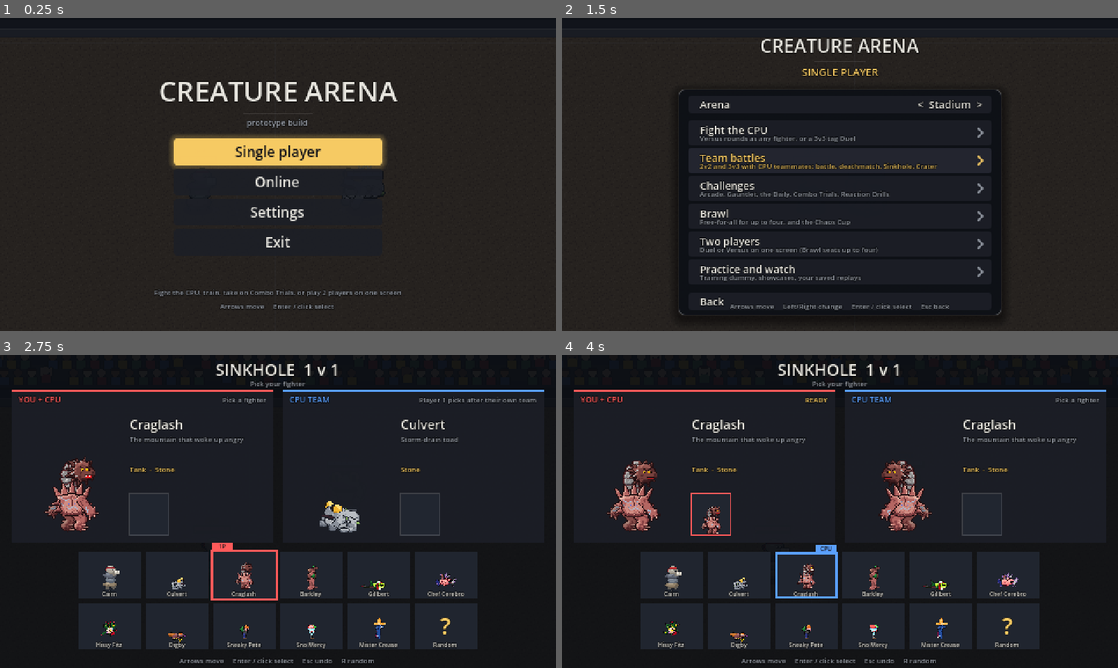
Above: before the commit, frames 1-4 (two rows, left to right).
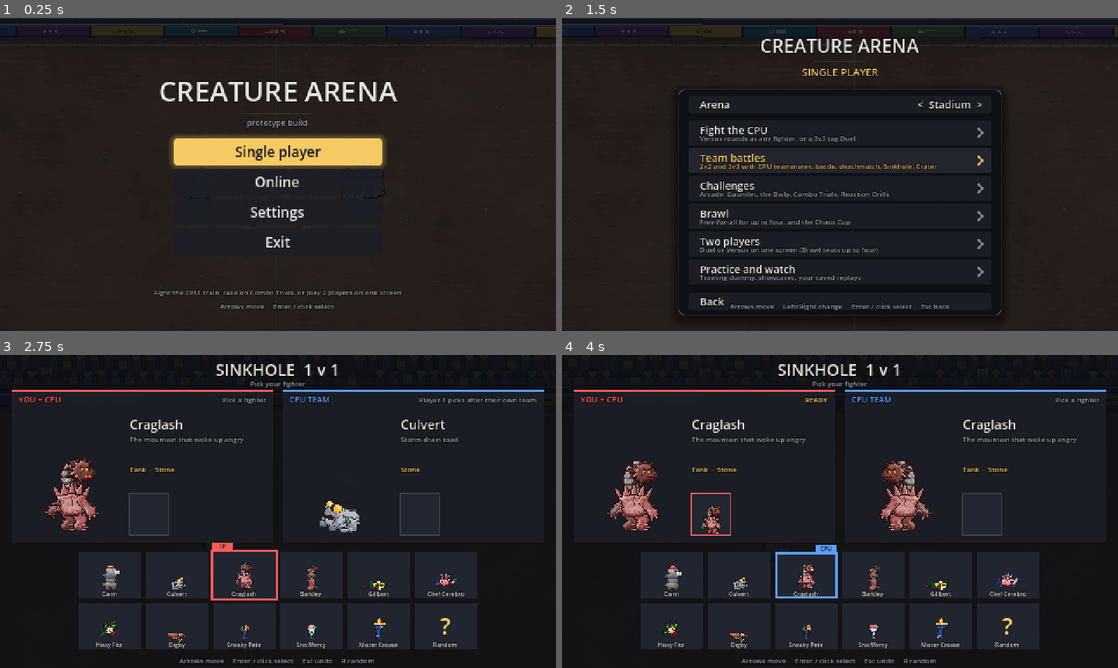
Above: after the commit, the same moments.

Repository: Redelements/creature-arena_
Game: Godot game, scene res://scenes/main.tscn
Same seed, same stepped clock (60 frames per second), same inputs: the game is played once before the commit and once after it.
Inputs (mouse positions are in pixels of both pictures, inside the frame that each line leads up to):
- Up to frame 1 (0.25 s): no input
- Up to frame 2 (1.5 s): click "Single player" at 0.5 s; tap Enter (menu_confirm) at 1.25 s; move the mouse to (962, 158) at 1.27 s; hold D (kb_right) from 1.28 s (still down); tap F8 (kb_change_fighter) at 1.35 s; click (962, 158) at 1.42 s
- Up to frame 3 (2.75 s): release D (kb_right) at 2 s; drag from (166, 527) to (250, 574) at 2.02 s
- Up to frame 4 (4 s): move the mouse to (840, 511) at 2.77 s; hold D (kb_right) 2.78-3.5 s; tap Shift (kb_guard) at 2.85 s; click (840, 511) at 2.92 s; drag from (812, 574) to (673, 464) at 3.52 s

The runs differ from the first frame. In frame 1, 0.3% of the frame differs, in the area x 0-100%, y 2-59%; in frame 2, 0.4%, in the area x 0-100%, y 2-7%; in frame 3, less than 0.1%; in frame 4, less than 0.1%.

Commit message:
Map art: each arena drawn whole, with its pieces, cracks that join up and pit edges
tools/gen_arenas.py draws every map as one picture (floor, walls, stands, ad boards and
the map's pieces as it starts), plus a cracked copy of the floor (one dried-mud crack
network) and, where pieces change, a changed copy (rubble walls, flattened brush).
ArenaView draws the picture, then a cell's piece of the cracked or changed copy where the
sim's cell differs from the map's, then pits with a ragged lip. View only: no sim or data
changes, so online play and the server are unaffected.

- Stadium: raked clay, chalk court lines, red and blue starting boxes, ad boards
- Quarry Bowl: cut flagstones and gravel, boulder-pile walls that smash to rubble
- Floodgate: poured slabs, a water channel with foam edges and glints, steel bridges,
  hazard curbs, drains
- Greenhouse Dome: mown grass with flowers, leafy bushes that flatten, wooden fences

Co-Authored-By: Claude Opus 5.5 <noreply@anthropic.com>

Diff:
--- a/src/game/main.gd
+++ b/src/game/main.gd
@@ -1474,6 +1474,7 @@
 			cpus[i] = CpuController.new(i, _cpu_level_override if _cpu_level_override >= 0 else level,
 				seed_base * 101 + round_num * 7 + i)
 	arena.ground = String(sim.arena.get("ground", "dirt"))
+	arena.arena_id = String(sim.arena.get("id", ""))
 	arena.set_terrain(sim.terrain)
 	for v in views:
 		v.queue_free()
--- a/src/view/arena_view.gd
+++ b/src/view/arena_view.gd
@@ -2,6 +2,14 @@
 extends Node2D
 ## Draws the stadium: stands, walls, and the breakable floor from the terrain grid.
 ## Redraws only when the terrain changes.
+## A map with its own art (assets/sprites/arena_<id>.png, tools/gen_arenas.py) draws that
+## picture as the whole backdrop (stands, walls, floor, court lines, and the map's pieces
+## as it starts). A cell whose piece has changed shows its piece of arena_<id>_alt.png
+## (a smashed wall's rubble, flattened brush). A cracked cell shows
+## its piece of arena_<id>_cracked.png (the same floor broken by one network of cracks, so
+## a cracked patch joins up); pieces and pits are drawn on top as usual, each pit with a
+## broken lip of floor where it meets solid ground.
+## A map without one is drawn from the tiles below.
 
 const TILES := preload("res://assets/sprites/tiles.png")
 const TILE_HOLE := 8
@@ -38,12 +46,35 @@
 const C_WALL_TOP := Color("8a909a")
 const C_WALL_DARK := Color("464c58")
 const C_LINE := Color(1, 1, 1, 0.2)
+## Over a cracked cell on a map with art but no cracked picture: a shade darker.
+const C_CRACKED_SHADE := Color(0.18, 0.09, 0.04, 0.16)
+## Pit edges on a map with art (_draw_pit_lips).
+const C_LIP_SHADOW := Color(0.0, 0.0, 0.0, 0.55)
+const C_LIP_LIT := Color(0.95, 0.78, 0.55, 0.55)
+const C_LIP_SIDE := Color(0.25, 0.14, 0.08, 0.6)
 ## How far the stadium carries on past its walls, for when the camera pulls back and for
 ## wider (ultrawide) and taller (16:10) screens: they see more stands and wall.
 const MARGIN := Vector2(400, 80)
 
 var terrain: TerrainGrid
 var _drawn_version := -1
+## The map's id (its arena JSON "id"): picks its art, if it has any.
+var arena_id := "":
+	set(v):
+		if v != arena_id:
+			arena_id = v
+			var path := "res://assets/sprites/arena_%s.png" % v
+			_art = load(path) if v != "" and ResourceLoader.exists(path) else null
+			var cpath := "res://assets/sprites/arena_%s_cracked.png" % v
+			_art_cracked = load(cpath) if _art != null and ResourceLoader.exists(cpath) else null
+			var apath := "res://assets/sprites/arena_%s_alt.png" % v
+			_art_alt = load(apath) if _art != null and ResourceLoader.exists(apath) else null
+			_drawn_version = -1
+			queue_redraw()
+var _art: Texture2D = null
+var _art_cracked: Texture2D = null
+## The floor with its pieces changed (a smashed wall's rubble, flattened brush), if any.
+var _art_alt: Texture2D = null
 
 
 func set_terrain(t: TerrainGrid) -> void:
@@ -66,6 +97,9 @@
 	var w := float(SimDefs.ARENA_W) + MARGIN.x * 2.0
 	var y0 := -MARGIN.y
 	var h := float(SimDefs.ARENA_H) + MARGIN.y * 2.0
+	if _art != null:
+		_draw_on_art()
+		return
 
 	# Stands behind the crowd (rising out of sight above), then the back wall.
 	draw_rect(Rect2(x0, y0, w, h), C_BG)
@@ -119,8 +153,12 @@
 	draw_line(Vector2(c.x, fr.position.y + 4), Vector2(c.x, fr.end.y - 4), C_LINE, 1.0)
 	draw_arc(c, 34.0, 0.0, TAU, 48, C_LINE, 1.0)
 
-	# Holes and chasms last so they cut through the markings. A pit whose upper
-	# neighbour is solid gets the lit rim tile, which reads as the pit's far wall.
+	_draw_pits()
+
+
+## Holes and chasms last so they cut through the markings. A pit whose upper neighbour
+## is solid gets the lit rim tile, which reads as the pit's far wall.
+func _draw_pits() -> void:
 	for cy in terrain.rows:
 		for cx in terrain.cols:
 			var v := terrain.cells[cy * terrain.cols + cx]
@@ -136,5 +174,61 @@
 			draw_texture_rect_region(TILES, _cell_rect(cx, cy), Rect2(idx * 8, 0, 8, 8))
 
 
+## The map's own art underneath; then a crack mark on each cracked cell, the map's
+## pieces, and the pits, as on a tiled map.
+func _draw_on_art() -> void:
+	draw_texture(_art, -MARGIN)
+	for cy in terrain.rows:
+		for cx in terrain.cols:
+			var i := cy * terrain.cols + cx
+			var v := terrain.cells[i]
+			var b := terrain.base[i]
+			# The art already shows the floor and every piece as the map made it.
+			if v == b or TerrainGrid.is_pit(v):
+				continue
+			var cell := _cell_rect(cx, cy)
+			var src := Rect2(cx * SimDefs.CELL, cy * SimDefs.CELL, SimDefs.CELL, SimDefs.CELL)
+			if (v == TerrainGrid.CRACKED and b == TerrainGrid.WALL) or v == TerrainGrid.BRUSH_FLAT:
+				# a smashed wall's rubble, flattened brush: the map's changed-piece picture
+				if _art_alt != null:
+					draw_texture_rect_region(_art_alt, cell, src)
+				else:
+					var t := TILE_RUBBLE_FLOOR if v == TerrainGrid.CRACKED else TILE_BRUSH_FLAT
+					draw_texture_rect_region(TILES, cell, Rect2(t * 8, 0, 8, 8))
+			elif v == TerrainGrid.CRACKED:
+				if _art_cracked != null:
+					draw_texture_rect_region(_art_cracked, cell, src)
+				else:
+					draw_rect(cell, C_CRACKED_SHADE)
+	_draw_pits()
+	_draw_pit_lips()
+
+
+## A map with art: where a pit meets solid floor, the floor's edge breaks off ragged (a
+## dark undercut on the far side, a lit broken edge on the near side and the sides).
+func _draw_pit_lips() -> void:
+	for cy in terrain.rows:
+		for cx in terrain.cols:
+			var i := cy * terrain.cols + cx
+			if not TerrainGrid.is_pit(terrain.cells[i]):
+				continue
+			var r := _cell_rect(cx, cy)
+			var n := posmod(cx * 7 + cy * 11, 5)
+			# far side (above): the floor's lip casting a shadow into the pit
+			if cy > 0 and not TerrainGrid.is_pit(terrain.cells[i - terrain.cols]):
+				draw_rect(Rect2(r.position, Vector2(r.size.x, 2)), C_LIP_SHADOW)
+				draw_rect(Rect2(r.position + Vector2(n, 2), Vector2(3, 1)), C_LIP_SHADOW)
+			# near side (below): the broken edge of the floor in front, lit
+			if cy + 1 < terrain.rows and not TerrainGrid.is_pit(terrain.cells[i + terrain.cols]):
+				draw_rect(Rect2(r.position + Vector2(0, r.size.y - 1), Vector2(r.size.x, 1)), C_LIP_LIT)
+				draw_rect(Rect2(r.position + Vector2(n, r.size.y - 2), Vector2(2 + n % 2, 1)), C_LIP_LIT)
+			for side: int in [-1, 1]:
+				var ncx := cx + side
+				if ncx < 0 or ncx >= terrain.cols or TerrainGrid.is_pit(terrain.cells[i + side]):
+					continue
+				var x := r.position.x if side < 0 else r.end.x - 1
+				draw_rect(Rect2(x, r.position.y, 1, r.size.y), C_LIP_SIDE)
+
+
 func _cell_rect(cx: int, cy: int) -> Rect2:
 	return Rect2(SimDefs.GRID_X + cx * SimDefs.CELL, SimDefs.GRID_Y + cy * SimDefs.CELL, SimDefs.CELL, SimDefs.CELL)
Binary file added: assets/sprites/arena_floodgate.png
Not shown, added: assets/sprites/arena_floodgate.png.import
Binary file added: assets/sprites/arena_floodgate_cracked.png
Not shown, added: assets/sprites/arena_floodgate_cracked.png.import
Binary file added: assets/sprites/arena_greenhouse.png
Not shown, added: assets/sprites/arena_greenhouse.png.import
Binary file added: assets/sprites/arena_greenhouse_alt.png
Not shown, added: assets/sprites/arena_greenhouse_alt.png.import
Binary file added: assets/sprites/arena_greenhouse_cracked.png
Not shown, added: assets/sprites/arena_greenhouse_cracked.png.import
Binary file added: assets/sprites/arena_quarry.png
Not shown, added: assets/sprites/arena_quarry.png.import
(and 13 more such lines)
